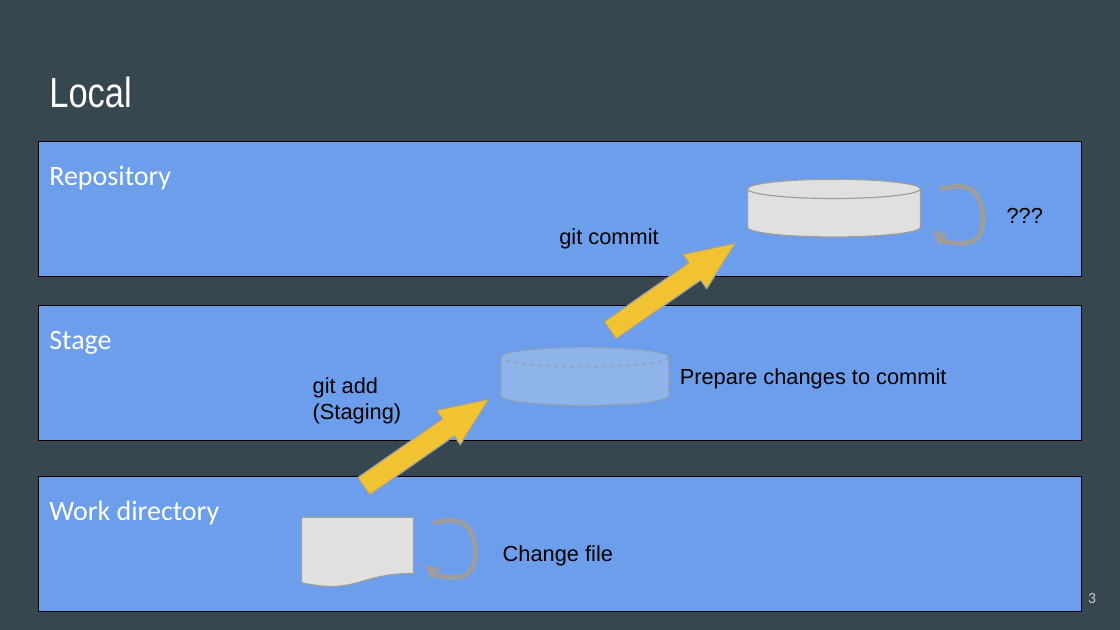
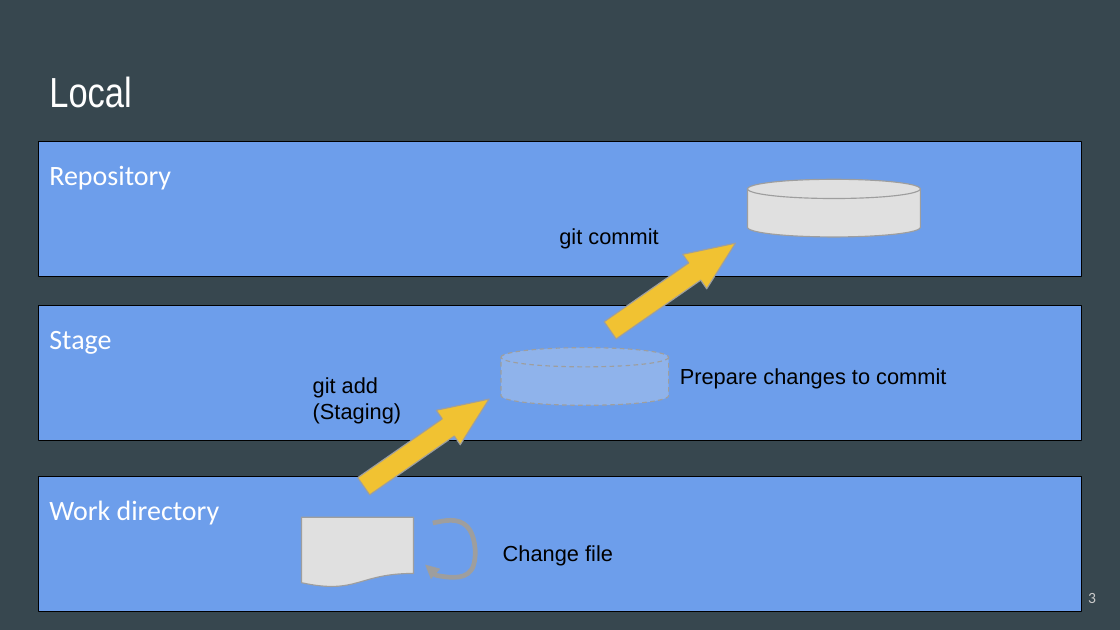
Before and after one commit to acchi17/StudyGit, a slide deck: slide 3 of GitStudySession.pptx. Drawn at 1120x630 pixels with LibreOffice and Linux fonts; fonts in the diff are those of the drawing. Boxes give left, top, right and bottom in pixels: in the first picture for what was removed or moved away, otherwise in the second. Text is boxed around its words. In the diff, an @@ line names an element or a change of style, - is before the commit and + after.

```diff
--- a/GitStudySession.pptx
+++ b/GitStudySession.pptx
@@ freeform shape removed at (933, 186, 983, 244) @@
@@ text removed at (996, 190, 1068, 240) @@
-???
```
Also in this commit, not shown: 10 other slides changed, 6 slides added.
